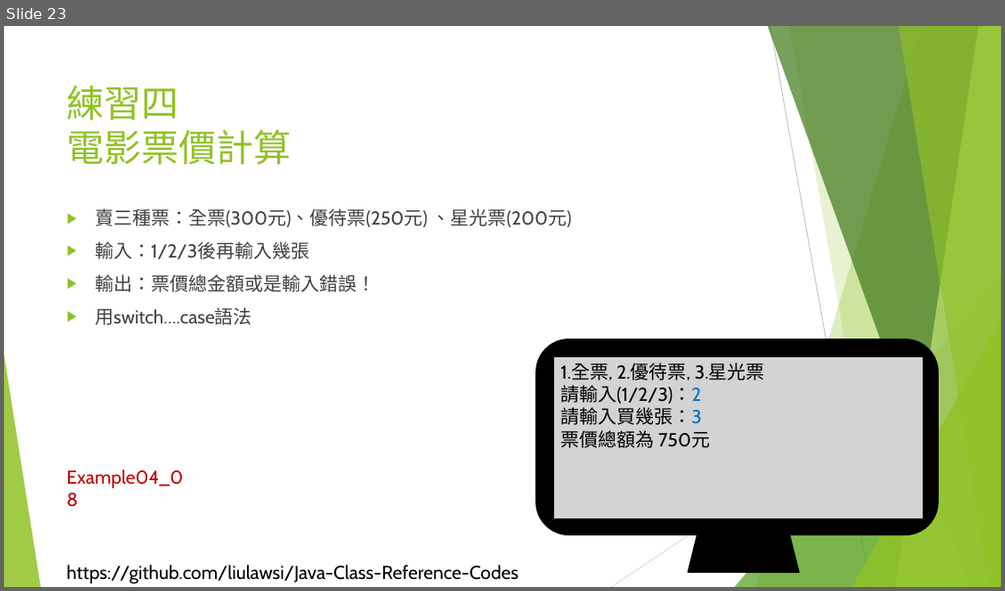
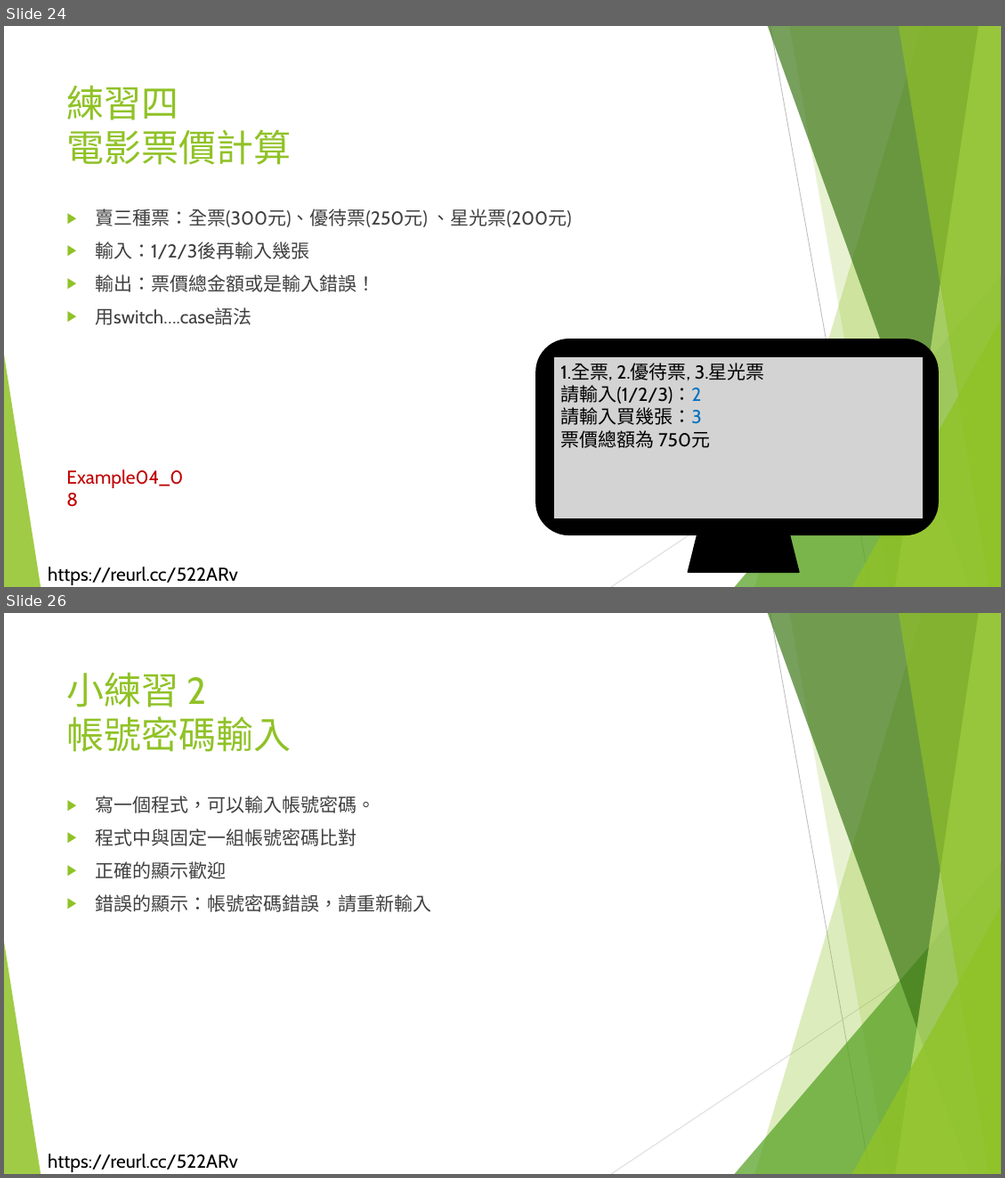
Before and after one commit to liulawsi/My_PPTs, a slide deck: LCC/Java/04_流程控制(分支).pptx. Shown one above the other, each under a label of ours: slide 23 before the commit, slides 24 and 26 after it; the slides between them are not shown. The pictures are 1005x591 and 1005x1178 pixels, drawn with LibreOffice and Linux fonts; fonts in the diff are those of the drawing; background and template pictures are left out. Boxes give left, top, right and bottom in pixels: in the first picture for what was removed or moved away, otherwise in the second. Text is boxed around its words. In the diff, an @@ line names an element or a change of style, - is before the commit and + after.

```diff
--- a/LCC/Java/04_流程控制(分支).pptx
+++ b/LCC/Java/04_流程控制(分支).pptx
@@ slide 26 added at (x1=4, y1=613, x2=1001, y2=1174), background #FFFFFF; not listed: 11 template elements that a slide beside it also shows @@
@@ title added at (x1=67, y1=672, x2=291, y2=752), 36 pt, text #90C226 @@
+小練習 2
+帳號密碼輸入
@@ text added at (x1=95, y1=795, x2=431, y2=912), 18 pt, text #404040 @@
+▶ 寫一個程式，可以輸入帳號密碼。
+▶ 程式中與固定一組帳號密碼比對
+▶ 正確的顯示歡迎
+▶ 錯誤的顯示：帳號密碼錯誤，請重新輸入
@@ what was slide 23 is now slide 24 @@
@@ slide 24 changed as well @@
@@ text added at (x1=48, y1=566, x2=238, y2=585), 18 pt, text #000000 @@
+https://reurl.cc/522ARv
@@ text removed at (x1=66, y1=564, x2=518, y2=584) @@
-https://github.com/liulawsi/Java-Class-Reference-Codes
```
Also in this commit, not shown: 22 other slides changed, 2 other slides added, 13 other files.
